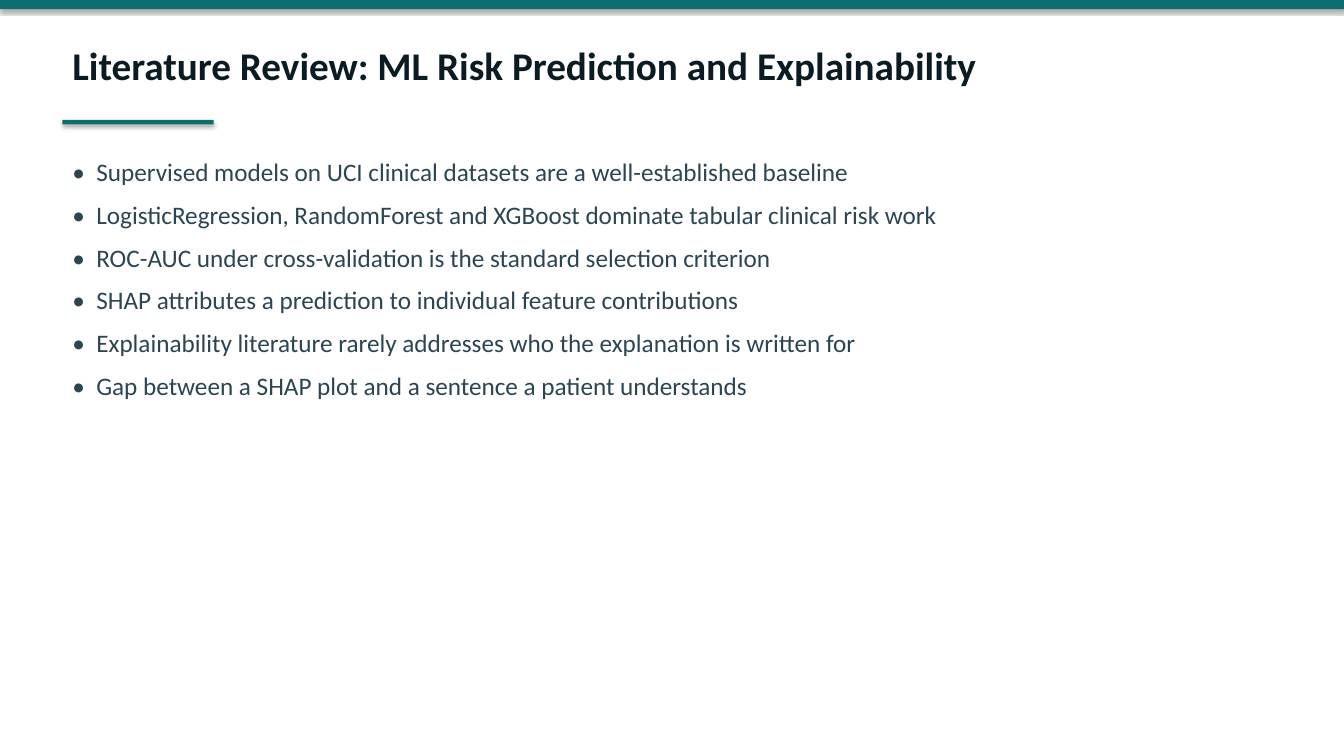
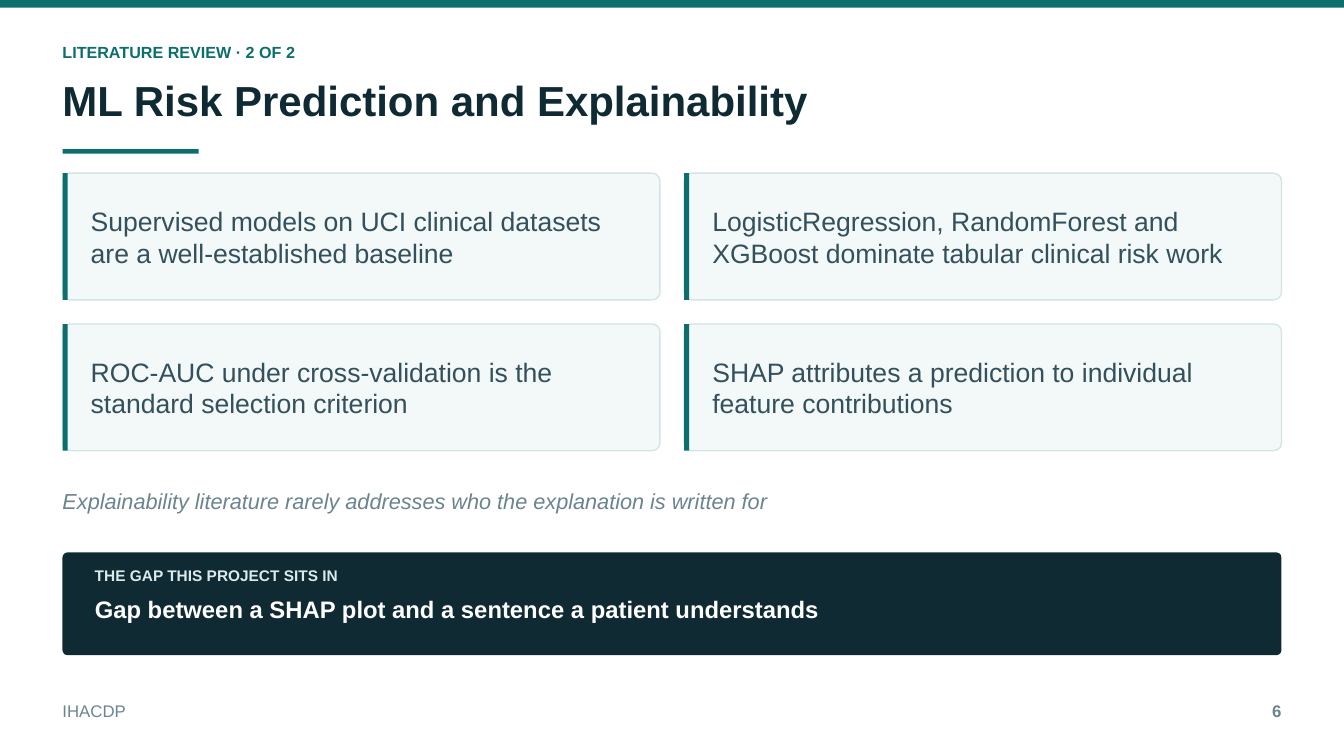
Before and after one commit to thanishq0110/IHACDP, a slide deck: slide 6 of docs/IHACDP_Presentation.pptx. Drawn at 1344x756 pixels with LibreOffice and Linux fonts; fonts in the diff are those of the drawing. Boxes give left, top, right and bottom in pixels: in the first picture for what was removed or moved away, otherwise in the second. Text is boxed around its words. In the diff, an @@ line names an element or a change of style, - is before the commit and + after.

```diff
--- a/docs/IHACDP_Presentation.pptx
+++ b/docs/IHACDP_Presentation.pptx
@@ rectangle at [0, 0, 1344, 7]: shadow off @@
@@ text at [62, 46, 295, 58]: text changed; size 28 to 11.5 pt; font Calibri to Arial; text colour #0B1B24 to #0D6E6E @@
-Literature Review: ML Risk Prediction and Explainability
+LITERATURE REVIEW · 2 OF 2
@@ text added at [62, 85, 807, 125], 30 pt, text #0F2A33, bold @@
+ML Risk Prediction and Explainability
@@ rectangle at [63, 149, 199, 153]: shadow off @@
@@ rectangle: place and size @@
-rectangle at [63, 120, 214, 124]
+rectangle at [63, 149, 199, 153]
@@ rounded rectangle added at [63, 173, 660, 300], fill #F3F8F8, outline #D5E4E4 1 pt @@
@@ rectangle added at [63, 173, 68, 300], fill #0D6E6E @@
@@ text removed at [96, 163, 936, 399] @@
-• Supervised models on UCI clinical datasets are a well-established baseline
-• LogisticRegression, RandomForest and XGBoost dominate tabular clinical risk work
-• ROC-AUC under cross-validation is the standard selection criterion
-• SHAP attributes a prediction to individual feature contributions
-• Explainability literature rarely addresses who the explanation is written for
-• Gap between a SHAP plot and a sentence a patient understands
@@ rounded rectangle added at [685, 173, 1282, 300], fill #F3F8F8, outline #D5E4E4 1 pt @@
@@ rectangle added at [685, 173, 690, 300], fill #0D6E6E @@
@@ text added at [91, 211, 601, 264], 19 pt, text #33505C @@
+Supervised models on UCI clinical datasets are a well-established baseline
@@ text added at [712, 211, 1222, 264], 19 pt, text #33505C @@
+LogisticRegression, RandomForest and XGBoost dominate tabular clinical risk work
@@ rounded rectangle added at [63, 324, 660, 451], fill #F3F8F8, outline #D5E4E4 1 pt @@
@@ rectangle added at [63, 324, 68, 451], fill #0D6E6E @@
@@ rounded rectangle added at [685, 324, 1282, 451], fill #F3F8F8, outline #D5E4E4 1 pt @@
@@ rectangle added at [685, 324, 690, 451], fill #0D6E6E @@
@@ text added at [91, 362, 552, 414], 19 pt, text #33505C @@
+ROC-AUC under cross-validation is the standard selection criterion
@@ text added at [712, 362, 1193, 414], 19 pt, text #33505C @@
+SHAP attributes a prediction to individual feature contributions
@@ text added at [62, 493, 767, 514], 15.5 pt, text #6B848E, italic @@
+Explainability literature rarely addresses who the explanation is written for
@@ rounded rectangle added at [63, 553, 1281, 655], fill #0F2A33 @@
@@ text added at [95, 570, 337, 581], 11 pt, text #DDEAEA, bold @@
+THE GAP THIS PROJECT SITS IN
@@ text added at [95, 600, 818, 623], 17 pt, text #FFFFFF, bold @@
+Gap between a SHAP plot and a sentence a patient understands
@@ text added at [62, 705, 125, 717], 12 pt, text #6B848E @@
+IHACDP
@@ text added at [1272, 705, 1281, 717], 12 pt, text #6B848E, bold @@
+6
```
Also in this commit, not shown: 18 other slides changed, 1 slide added, 1 slide removed, 14 other files.
